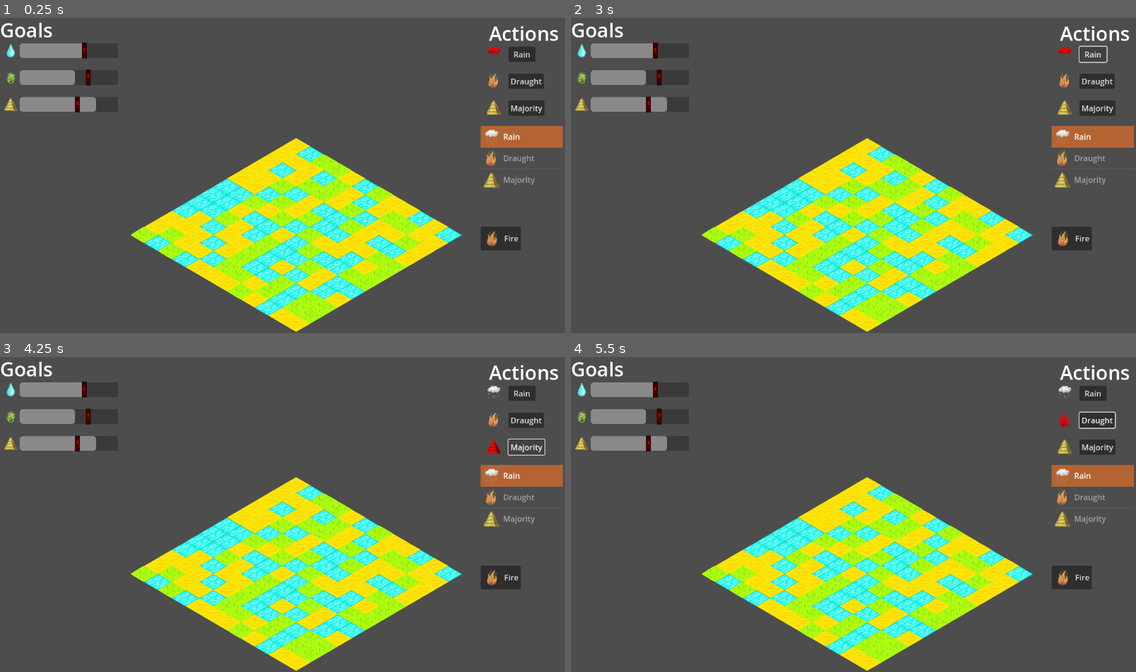
Above: before the commit, frames 1-4 (two rows, left to right).
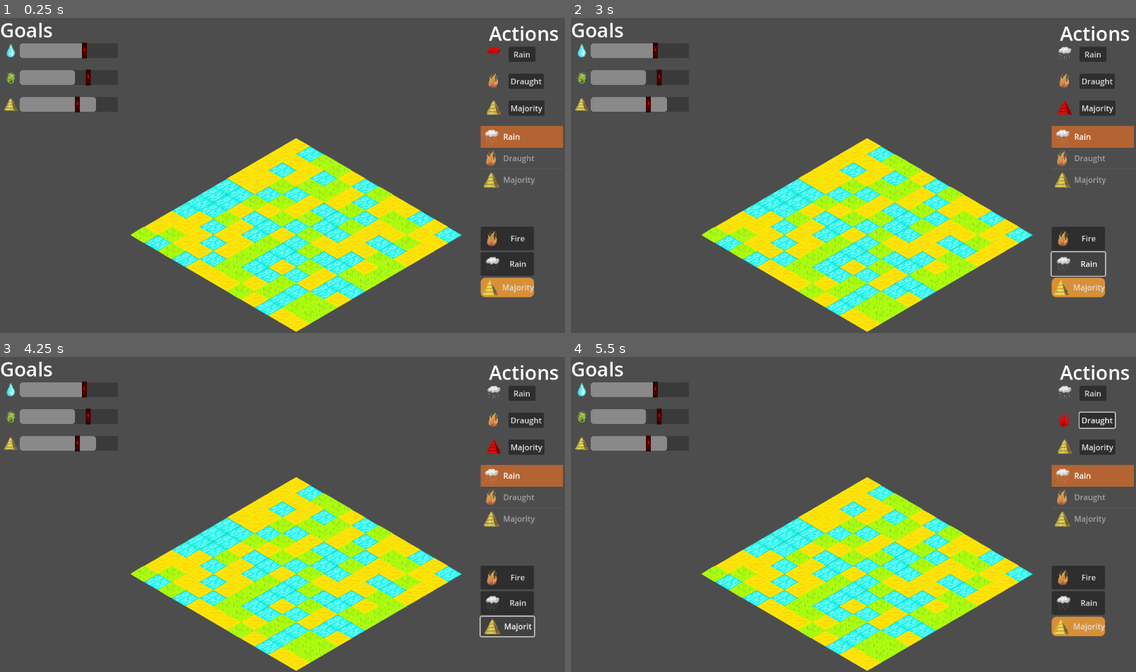
Above: after the commit, the same moments.

Repository: matouseek/game_jam_24
Game: Godot game, scene res://scenes/game.tscn
Two runs of this game, one before a commit and one after it. Both use one fixed random seed, a clock stepped at 60 frames per second and the inputs below. The engine's default icon, where the game draws it, is replaced by a stand-in: a white triangle on a blue panel in a dark square.
Inputs (mouse positions are in pixels of both pictures, inside the frame that each line leads up to):
- Up to frame 1 (0.25 s): no input
- Up to frame 2 (3 s): click "Rain" at 0.5 s; click "Majority" at 1.25 s; click "Fire" at 2 s; click "Rain" at 2.75 s
- Up to frame 3 (4.25 s): click "Majority" at 3.5 s
- Up to frame 4 (5.5 s): click "Draught" at 4.25 s; tap Enter (ui_accept) at 5, 5.27 s; move the mouse to (977, 498) at 5.02 s; press the mouse at (977, 498) at 5.03 s; hold Up (ui_up) from 5.03 s (still down)

The runs differ from the first frame. In frame 1, 1.5% of the frame differs, in the area x 85-95%, y 66-89%; in frame 2, 1.2%; in frame 3, 1.2%; in frame 4, 1.5%.

Commit message:
GridContainer v1.1

Diff:
--- a/scenes/hud.tscn
+++ b/scenes/hud.tscn
@@ -21,6 +21,13 @@
 
 [sub_resource type="StyleBoxFlat" id="StyleBoxFlat_lj0vq"]
 bg_color = Color(0.92549, 0.439216, 0.141176, 0.65098)
+
+[sub_resource type="StyleBoxFlat" id="StyleBoxFlat_setow"]
+bg_color = Color(0.847855, 0.56438, 0.219492, 1)
+corner_radius_top_left = 10
+corner_radius_top_right = 10
+corner_radius_bottom_right = 10
+corner_radius_bottom_left = 10
 
 [node name="HUD" type="CanvasLayer"]
 script = ExtResource("1_n2wg5")
@@ -201,6 +208,17 @@
 text = "Fire"
 icon = ExtResource("9_v6t22")
 
+[node name="Button2" type="Button" parent="Container"]
+layout_mode = 2
+text = "Rain"
+icon = ExtResource("8_ov0ut")
+
+[node name="Button3" type="Button" parent="Container"]
+layout_mode = 2
+theme_override_styles/normal = SubResource("StyleBoxFlat_setow")
+text = "Majority"
+icon = ExtResource("10_0ka61")
+
 [connection signal="pressed" from="Actions/Rain/Rain" to="." method="_on_rain_pressed"]
 [connection signal="pressed" from="Actions/Draught/Draught" to="." method="_on_draught_pressed"]
 [connection signal="pressed" from="Actions/Majority/Majority" to="." method="_on_majority_pressed"]
Not shown: 1 places in scenes/hud.tscn that only renumber resources
